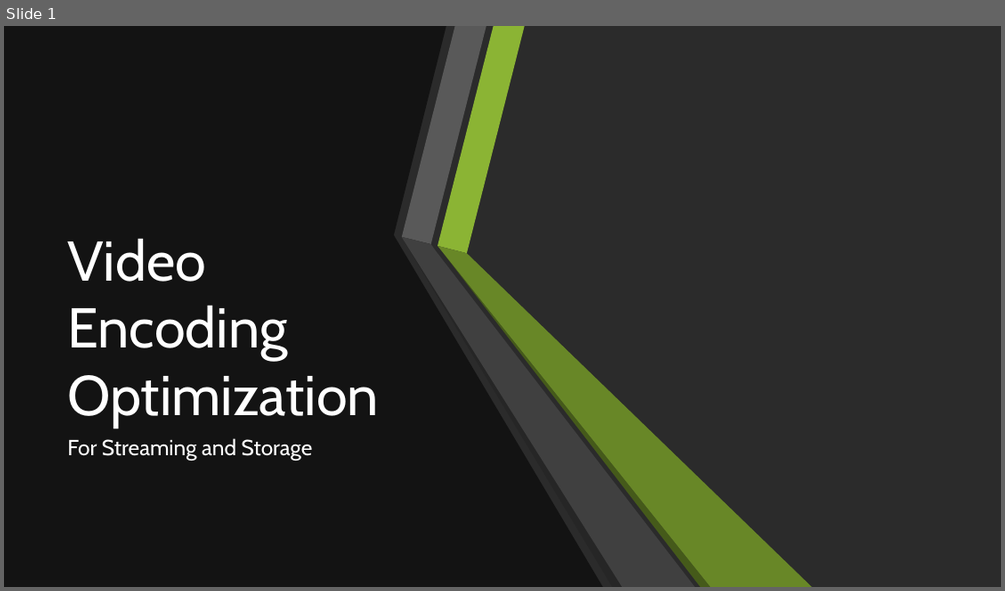
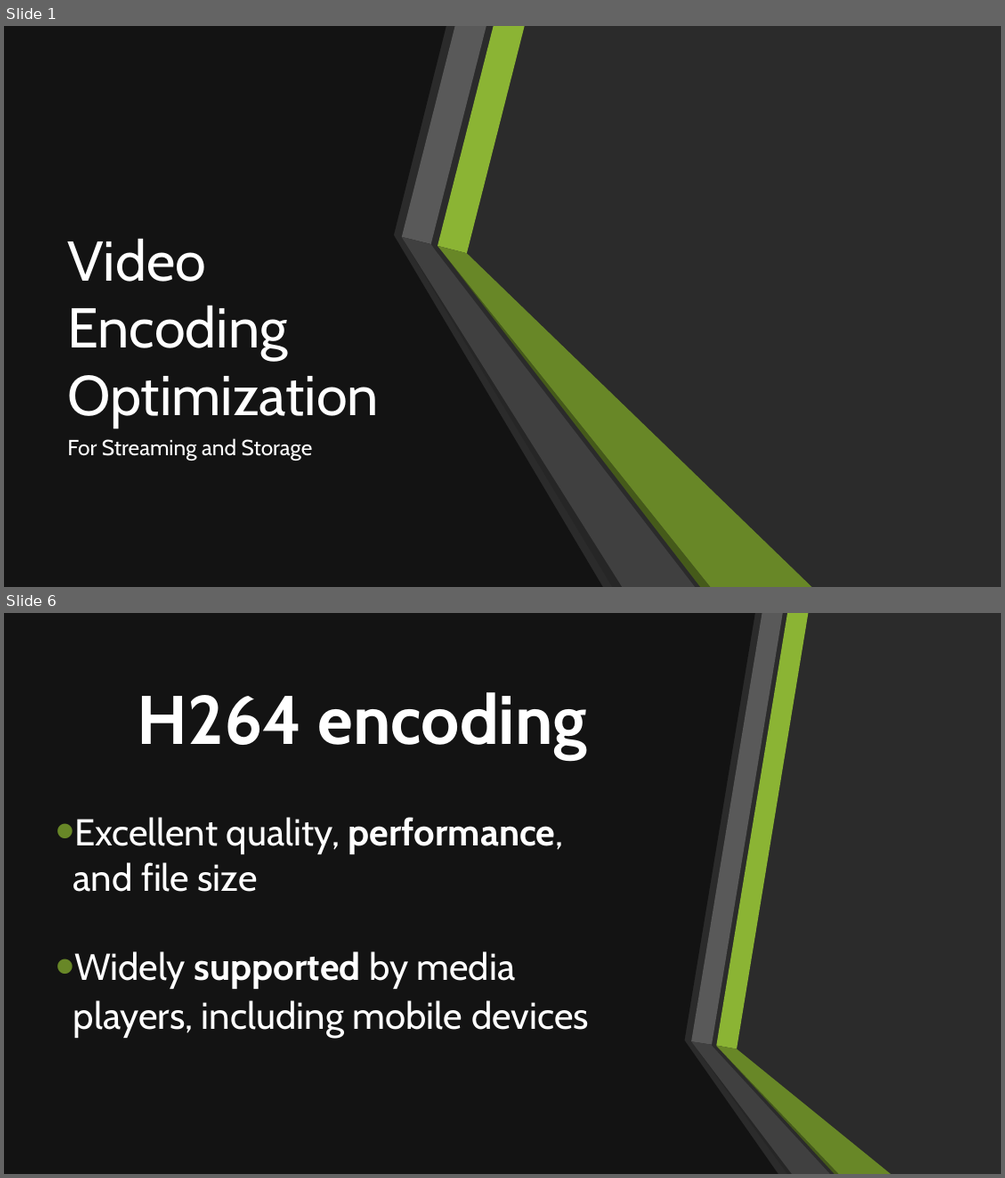
Before and after one commit to Rijndael99/encoding_bench, a slide deck: presentation.pptx. Shown one above the other, each under a label of ours: slide 1 before the commit, slides 1 and 6 after it; the slides between them are not shown. The pictures are 1005x591 and 1005x1178 pixels, drawn with LibreOffice and Linux fonts; fonts in the diff are those of the drawing; background and template pictures are left out; a plain dark background stands for a picture behind light text. Boxes give left, top, right and bottom in pixels: in the first picture for what was removed or moved away, otherwise in the second. Text is boxed around its words. In the diff, an @@ line names an element or a change of style, - is before the commit and + after.

```diff
--- a/presentation.pptx
+++ b/presentation.pptx
@@ slide 6 added at <box>4,613,1001,1174</box>, background picture (left out) @@
@@ rectangle added at <box>4,613,1001,1174</box>, fill #FFFFFF @@
@@ freeform shape added at <box>4,613,778,1174</box>, fill #0D0D0D at 80% opacity @@
@@ title added at <box>137,692,587,760</box>, 66 pt, text #FFFFFF, bold @@
+H264 encoding
@@ text added at <box>73,817,589,1038</box>, 36 pt, text #FFFFFF @@
+  • Excellent quality, performance, and file size
+  • Widely supported by media players, including mobile devices
@@ group added at <box>16,613,216,1174</box>: 6 freeform shapes @@
@@ group added at <box>691,613,890,1174</box>: 6 freeform shapes @@
```
Also in this commit, not shown: 2 slides changed, 3 other slides added.
